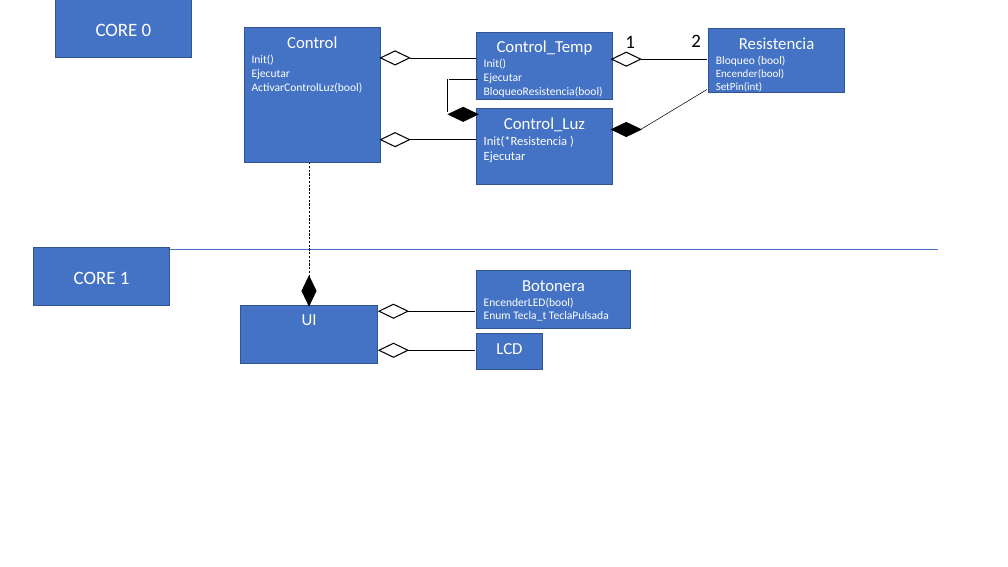
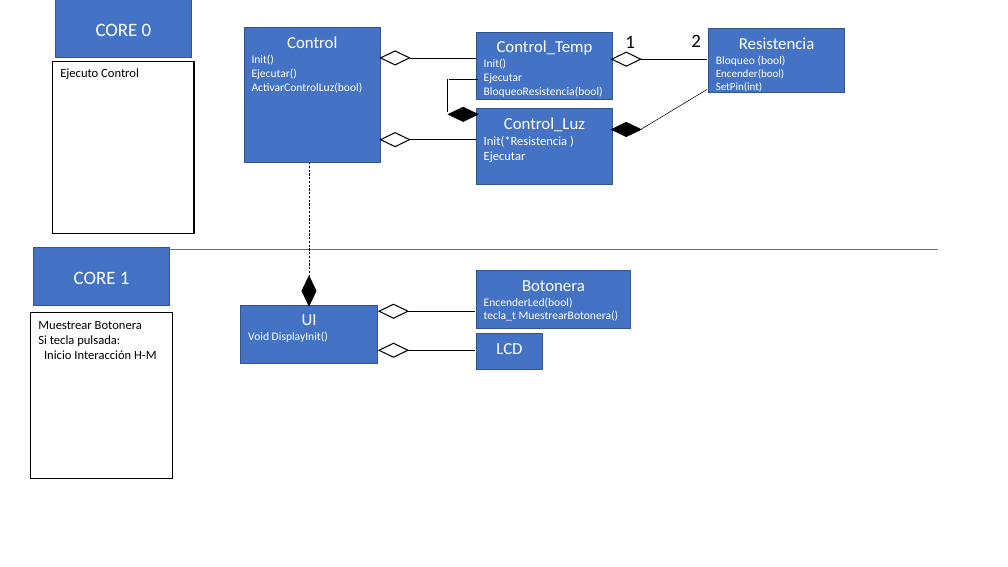
Before and after one commit to CatXD/Invernadero_ESP32, a slide deck: slide 7 of Esquemas.pptx. Drawn at 1008x567 pixels with LibreOffice and Linux fonts; fonts in the diff are those of the drawing. Boxes give left, top, right and bottom in pixels: in the first picture for what was removed or moved away, otherwise in the second. Text is boxed around its words. In the diff, an @@ line names an element or a change of style, - is before the commit and + after.

Commit message:
Añadida botonera. CompOK, DebugX
Arreglado OUTPUT pinMode... no declarados
Actualizada PPT.
No probado sobre placa

```diff
--- a/Esquemas.pptx
+++ b/Esquemas.pptx
@@ rectangle added at [53,61,194,233], fill #FFFFFF, outline #000000 1 pt, 12 pt, text #000000 @@
+Ejecuto Control
@@ text in rectangle at [252,69,297,79]: text changed @@
-Ejecutar
+Ejecutar()
@@ text in rectangle at [484,298,619,321]: text changed @@
-EncenderLED(bool)
-Enum Tecla_t TeclaPulsada
+EncenderLed(bool)
+tecla_t MuestrearBotonera()
@@ rectangle added at [31,313,172,479], fill #FFFFFF, outline #000000 1 pt, 12 pt, text #000000 @@
+Muestrear Botonera
+Si tecla pulsada:
+Inicio Interacción H-M
@@ text in rectangle at [248,332,328,342]: paragraph added @@
+Void DisplayInit()
```
Also in this commit, not shown: 1 other slide changed, 5 other files.
